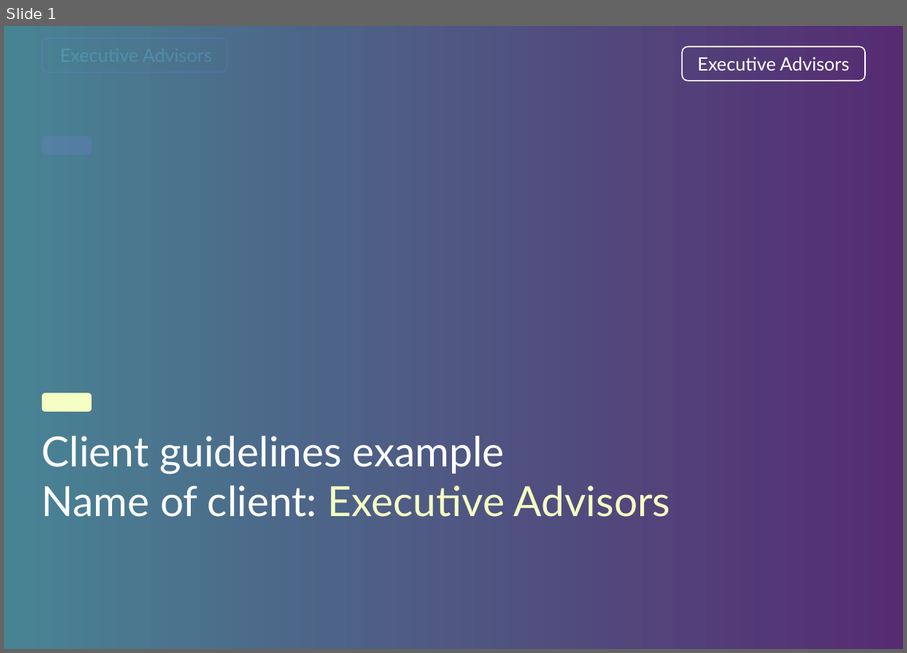
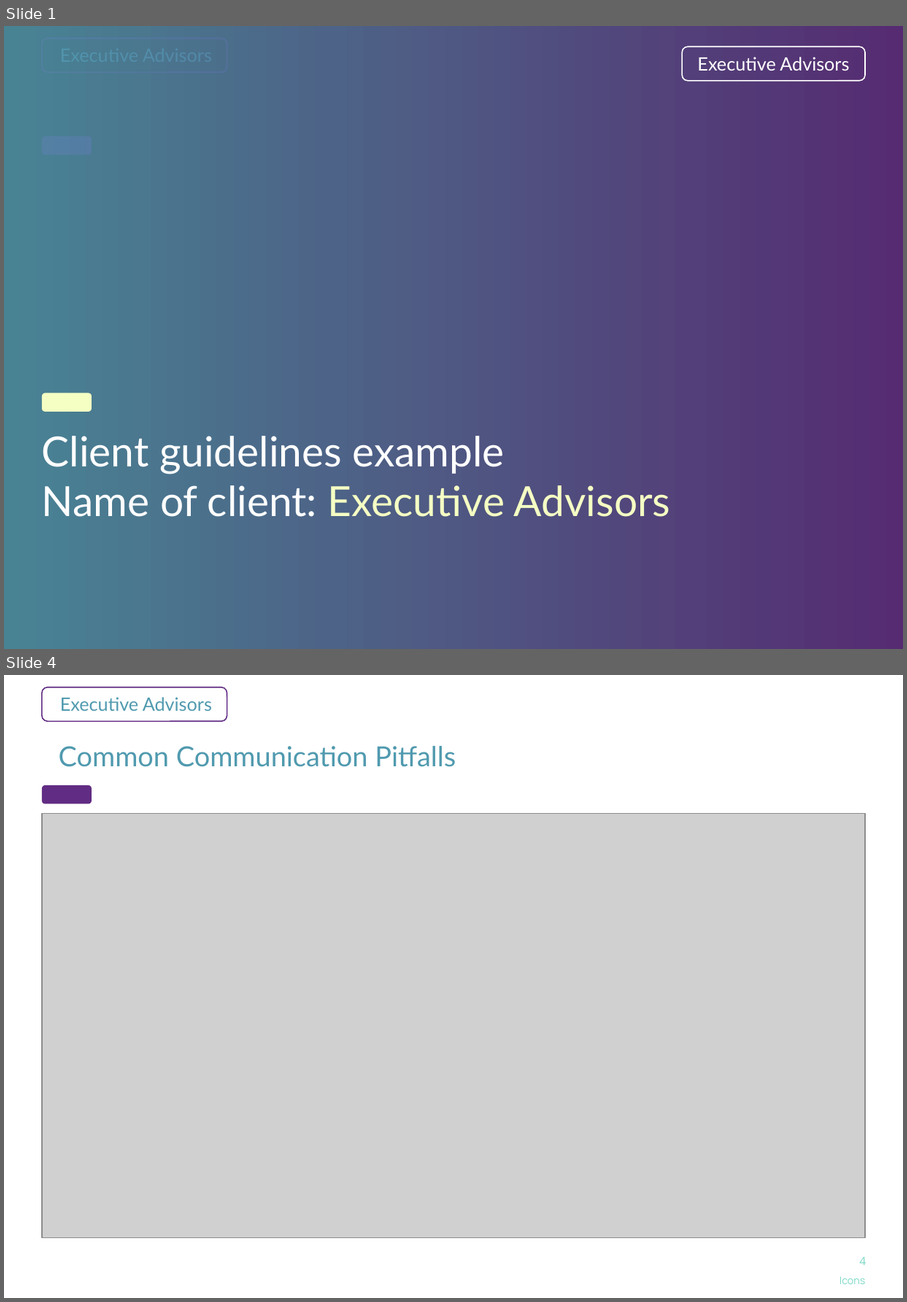
Before and after one commit to rahulshaw0028-web/Executive-advisory, a slide deck: Solution.pptx. Shown one above the other, each under a label of ours: slide 1 before the commit, slides 1 and 4 after it; the slides between them are not shown. The pictures are 907x653 and 907x1302 pixels, drawn with LibreOffice and Linux fonts; fonts in the diff are those of the drawing; grey boxes stand for pictures; background and template pictures are left out; a plain dark background stands for a picture behind light text. Boxes give left, top, right and bottom in pixels: in the first picture for what was removed or moved away, otherwise in the second. Text is boxed around its words. In the diff, an @@ line names an element or a change of style, - is before the commit and + after.

```diff
--- a/Solution.pptx
+++ b/Solution.pptx
@@ slide 4 added at box(4, 675, 903, 1298), background #FFFFFF; not listed: 2 template elements that a slide beside it also shows @@
@@ title added at box(59, 746, 456, 767), 24 pt, text #509AAF @@
+Common Communication Pitfalls
@@ picture added at box(42, 814, 866, 1238) @@
@@ page number added at box(860, 1256, 866, 1265), 10 pt, text #7DD8C7 @@
+4
@@ text added at box(840, 1277, 865, 1284), 9 pt, text #7DD8C7 @@
+Icons
```
Also in this commit, not shown: 1 slide changed, 2 other slides added, 1 slide removed, 4 other files.
